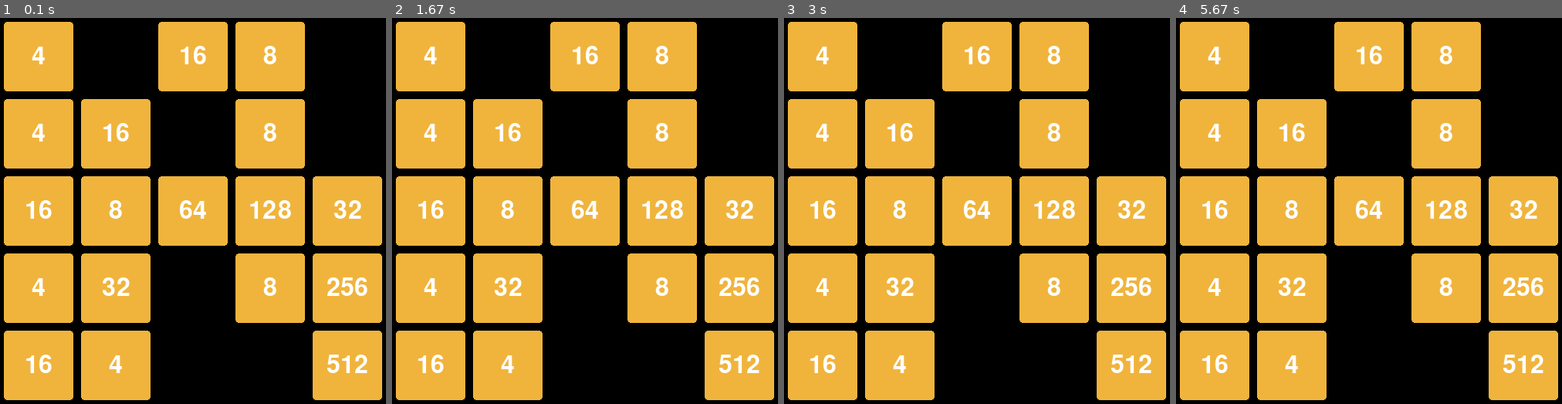
Above: before the commit, frames 1-4 (left to right).
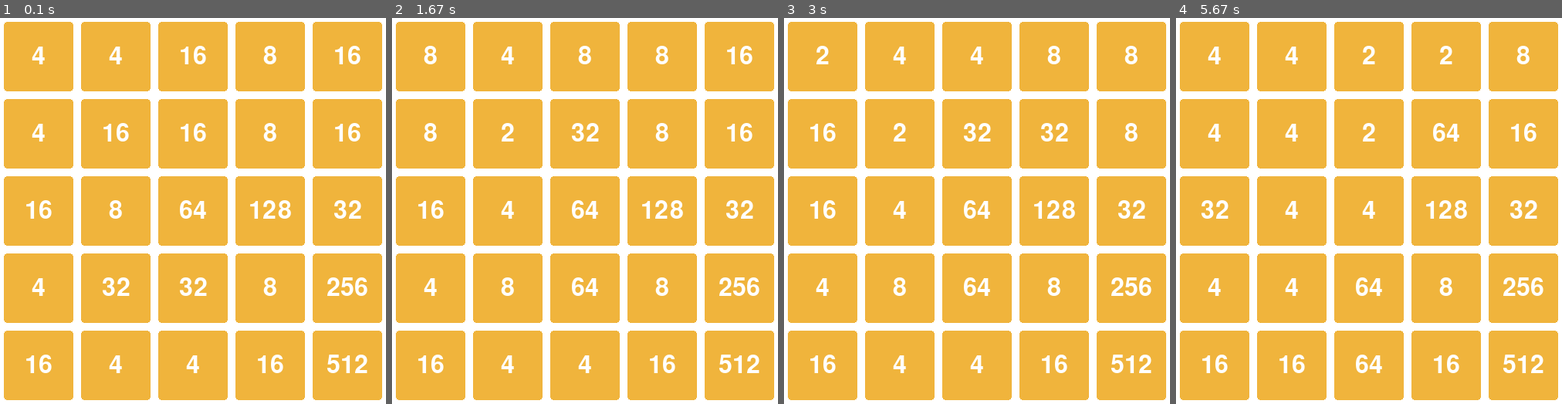
Above: after the commit, the same moments.

Repository: timonj0/EF_Informatik
Game: pygame game, started from numtrip/numtrip_pygame.py
Same seed, same stepped clock (60 frames per second), same inputs: the game is played once before the commit and once after it.
Inputs (mouse positions are in pixels of both pictures, inside the frame that each line leads up to):
- Up to frame 1 (0.1 s): no input
- Up to frame 2 (1.67 s): press the mouse at (585, 238) at 0.37 s; move the mouse to (538, 226) at 0.47 s; release the mouse at (492, 214) at 0.6 s; click (465, 153) at 0.72 s; click (592, 79) at 1.05 s; click (588, 253) at 1.38 s
- Up to frame 3 (3 s): click (830, 126) at 2.22 s; click (1058, 141) at 2.55 s; click (1061, 114) at 2.88 s
- Up to frame 4 (5.67 s): press the mouse at (1453, 114) at 3.53 s; move the mouse to (1450, 137) at 3.63 s; release the mouse at (1450, 160) at 3.77 s; click (1249, 234) at 3.88 s; click (1276, 110) at 4.22 s; click (1280, 342) at 4.58 s; click (1272, 276) at 5.05 s; click (1492, 122) at 5.38 s

The runs differ from the first frame. In frame 1, 42% of the frame differs, in the area x 0-100%, y 0-100%; in frame 2, 43%; in frame 3, 43%; in frame 4, 43%.

Commit message:
Finish functional GUI

Diff:
--- a/numtrip/numtrip_pygame.py
+++ b/numtrip/numtrip_pygame.py
@@ -14,10 +14,11 @@
 FIELD_COLOR = (240, 180, 60)
 FONT = pg.font.Font('freesansbold.ttf', 32)
 
+CLOCK = pg.time.Clock()
 
 # Init screen
 screen = pg.display.set_mode([SCREEN_WIDTH, SCREEN_HEIGHT])
-screen.fill((0, 0, 0))
+screen.fill((255, 255, 255))
 
 
 def randomboard(size: int):
@@ -38,78 +39,29 @@
             if len(str(i)) > max_len:
                 max_len = len(str(i))
 
-    """
-    # Print board into the console
-    # Column Numbers
-    n = 1
-    print(" ", end='')
-    for i in board:
-        print(f"+   {n}   ", end='')
-        n = n + 1
-    print("+")
-    n = 1
-    # Lines
-    for line in board:
-        print("+", end='')
-        for i in line:
-            print("+-------", end='')
-        print("+")
-        for i in line:
-            print(" |      ", end='')
-        print(" |")
-        # Line numbers
-        print(n, end='')
-        for i in line:
-            print("|", end='')
-            spaces = 7 - len(str(i))
-            spaces_l = math.floor(spaces / 2)
-            spaces_r = math.ceil(spaces / 2)
-            for l in range(spaces_l):
-                print(" ", end='')
-            print(i, end='')
-            for l in range(spaces_r):
-                print(" ", end='')
-        print("|")
-        for i in line:
-            print(" |      ", end='')
-        print(" |")
-        n = n + 1
-    print("+", end='')
-    for i in line:
-        print("+-------", end='')
-    print("+")
-    """
-
     """Print a pretty board on the window"""
-    for row in board:
-        for field in row:
-            field_x = row.index(field) * 100 + 5
-            field_y = board.index(row) * 100 + 5
-            text = FONT.render(str(field), True, (255, 255, 255), FIELD_COLOR)
+    for row_idx in range(len(board)):
+        for col_idx in range(len(board[row_idx])):
+            field_x = col_idx * 100 + 5
+            field_y = row_idx * 100 + 5
+            text = FONT.render(str(board[row_idx][col_idx]), True, (255, 255, 255), FIELD_COLOR)
             textRect = text.get_rect()
             textRect.center = (field_x + 45, field_y + 45)
 
             pg.draw.rect(surface=screen, color=FIELD_COLOR, rect=pg.Rect(field_x, field_y, 90, 90), border_radius=4)
             screen.blit(text, textRect)
-
-    pg.display.flip()
+    pg.display.update()
 
 
-def user_input(board) -> list:
-    """Validate and return user input to select a field"""
-    valid = False
-    while not valid:
-        field_xy = input("Feld Auswählen (<x> <y>): ").split(" ")
-        try:
-            field_xy = [int(i) - 1 for i in field_xy]  # Convert coordinates to integers
-            field_xy.reverse()
-            if field_has_same_value_neighbours(board, field_xy):
-                valid = True
-                return field_xy
-            else:
-                raise Exception("Field has no same value neighbours")
-        except:
-            print("Invalid user input")
+def user_input(board, mouse_xy) -> list:
+    """Calculate clicked field from cursor position"""
+    field_x = math.floor(mouse_xy[0] / 100)
+    field_y = math.floor(mouse_xy[1] / 100)
+    field_xy = [field_y, field_x]
+    if field_has_same_value_neighbours(board, field_xy):
+        return [field_y, field_x]
+    else:
+        return -1
 
 
 def field_exists(board, field_xy):
@@ -202,17 +154,17 @@
     game = True
     while game:
         print_board(board)
+
         for event in pg.event.get():
             if event.type == pg.MOUSEBUTTONUP:
                 mouse_x, mouse_y = pg.mouse.get_pos()
-                print(f"Mouse: {mouse_x} / {mouse_y}")
-                """
-                    selected_field = user_input(board)
+                selected_field = user_input(board, [mouse_x, mouse_y])
+                # TODO DEBUG
+                if not selected_field == -1:
                     mark_neighbours(board, selected_field)
                     board = fill_baord(board)
-                    """
                 game = check_game_over(board)
-        pg.time.wait(5)
+        CLOCK.tick(30)
     print_board(board)
 
 
